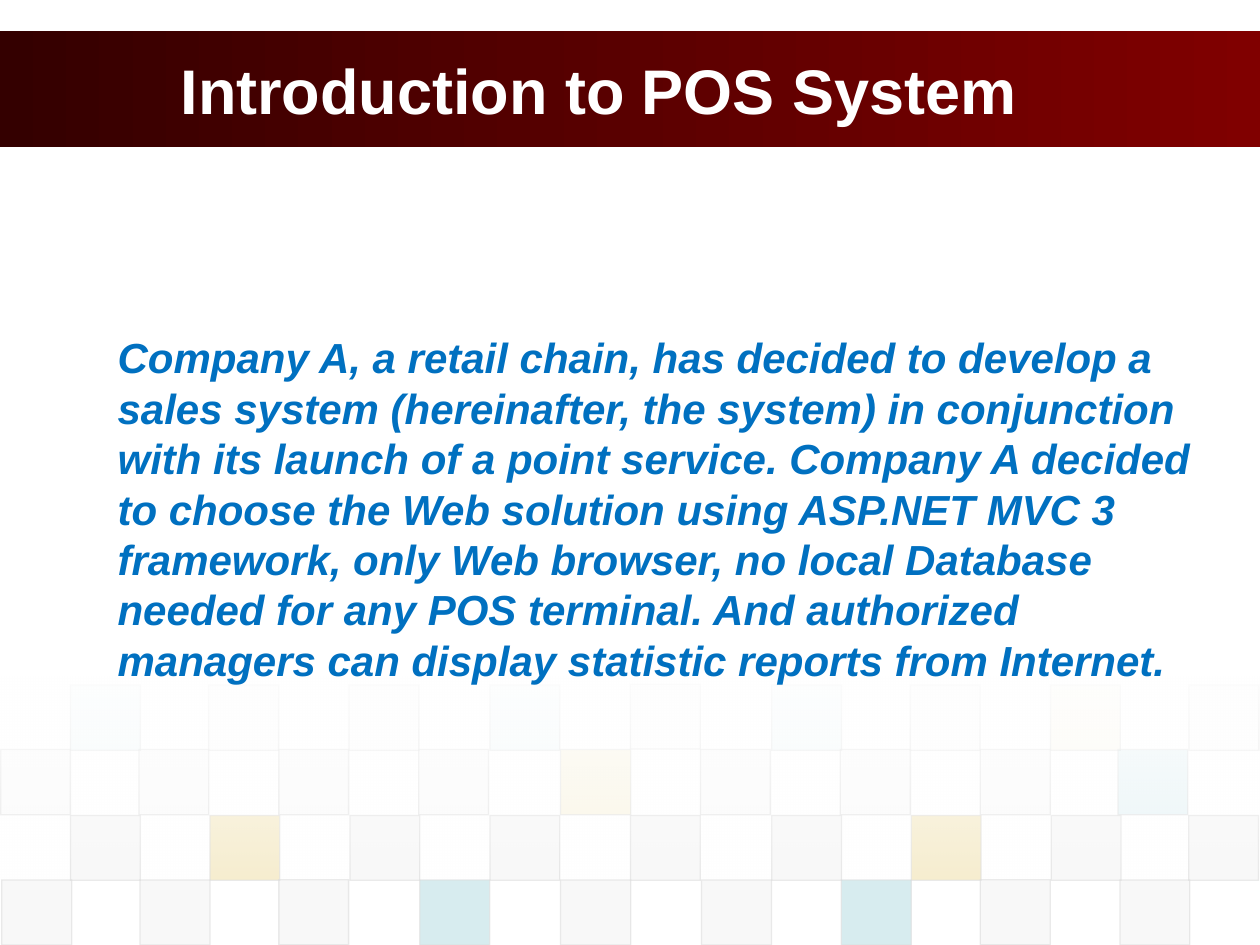
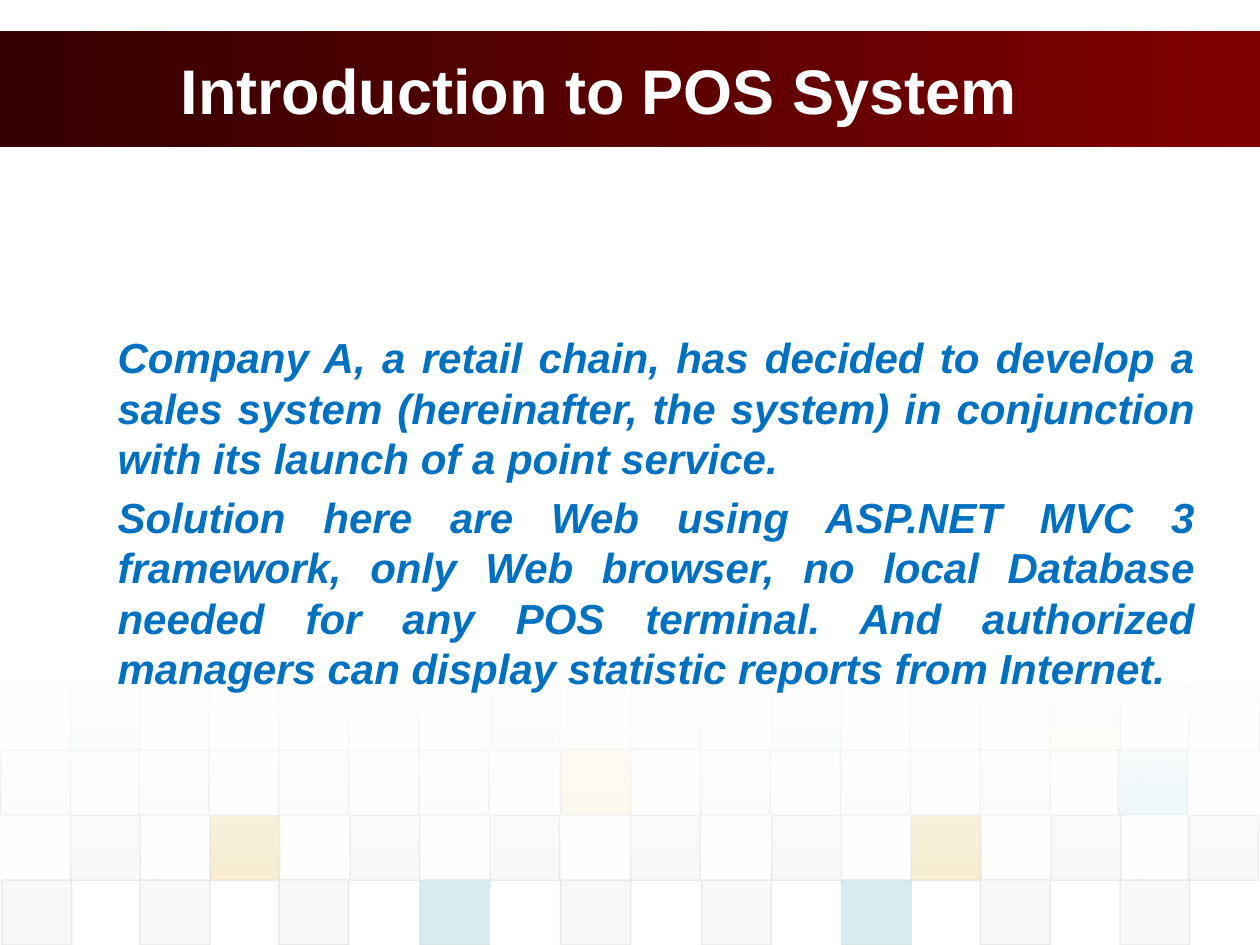
Before and after one commit to vucongthuc/hit-team-2012, a slide deck: slide 3 of Architect and Design/Final Project/K15T2_Team2_FinalProject/POS_Presentation/POS_PresentationSlide.pptx. Drawn at 1260x945 pixels with LibreOffice and Linux fonts; fonts in the diff are those of the drawing; background and template pictures are left out. Boxes give left, top, right and bottom in pixels: in the first picture for what was removed or moved away, otherwise in the second. Text is boxed around its words. In the diff, an @@ line names an element or a change of style, - is before the commit and + after.

```diff
--- a/Architect and Design/Final Project/K15T2_Team2_FinalProject/POS_Presentation/POS_PresentationSlide.pptx
+++ b/Architect and Design/Final Project/K15T2_Team2_FinalProject/POS_Presentation/POS_PresentationSlide.pptx
@@ text at (118,342,1195,693): text changed @@
-Company A, a retail chain, has decided to develop a sales system (hereinafter, the system) in conjunction with its launch of a point service. Company A decided to choose the Web solution using ASP.NET MVC 3 framework, only Web browser, no local Database needed for any POS terminal. And authorized managers can display statistic reports from Internet.
+Company A, a retail chain, has decided to develop a sales system (hereinafter, the system) in conjunction with its launch of a point service.
+Solution here are Web using ASP.NET MVC 3 framework, only Web browser, no local Database needed for any POS terminal. And authorized managers can display statistic reports from Internet.
```
Also in this commit, not shown: 2 slides removed.
